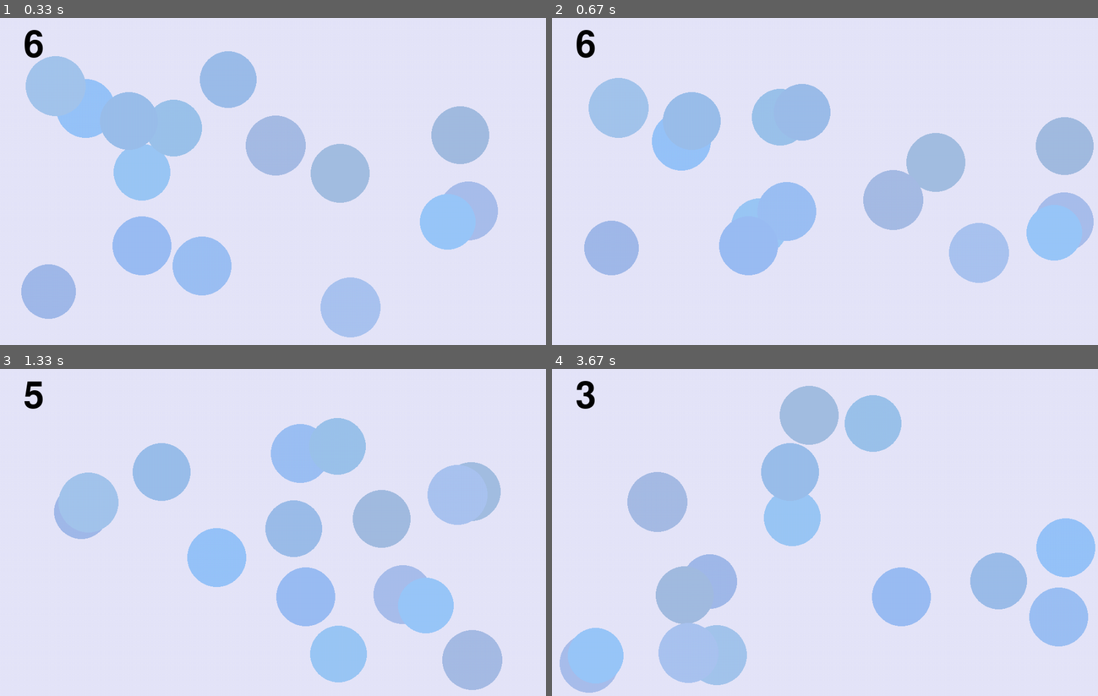
Above: before the commit, frames 1-4 (two rows, left to right).
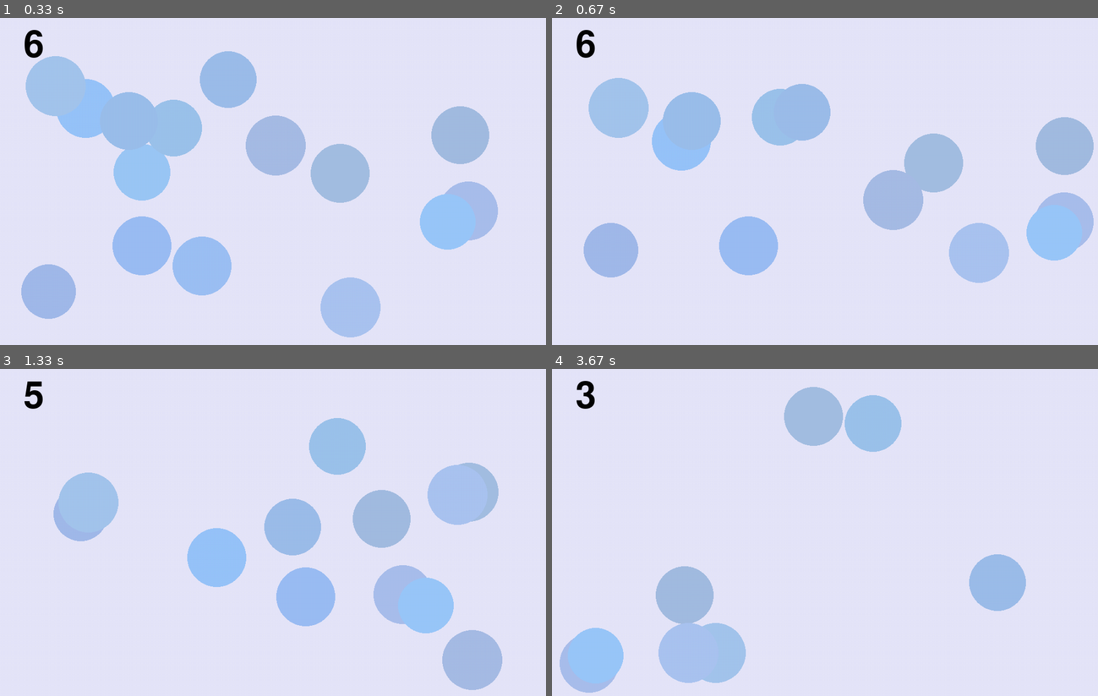
Above: after the commit, the same moments.

Repository: rhit-catapult/pygameproject-caffeinerush
Game: pygame game, started from Task 2.py
Two runs of this game, one before a commit and one after it. Both use one fixed random seed, a clock stepped at 60 frames per second and the inputs below.
Inputs (mouse positions are in pixels of both pictures, inside the frame that each line leads up to):
- Up to frame 1 (0.33 s): no input
- Up to frame 2 (0.67 s): press the mouse at (693, 184) at 0.37 s; move the mouse to (786, 217) at 0.47 s; release the mouse at (879, 253) at 0.6 s
- Up to frame 3 (1.33 s): click (141, 467) at 1.22 s
- Up to frame 4 (3.67 s): click (825, 571) at 1.55 s; click (966, 584) at 1.88 s; click (934, 506) at 2.22 s; click (666, 470) at 2.88 s

Frame 1 is identical in both runs. In frame 2, 2.0% of the frame differs, in the area x 5-76%, y 35-80%; in frame 3, 4.4%; in frame 4, 10%, in the area x 13-100%, y 5-97%.

Commit message:
test commit

Diff:
--- a/Task 2.py
+++ b/Task 2.py
@@ -1,5 +1,6 @@
 import pygame
 import sys
+import math
 import random
 
 
@@ -27,6 +28,20 @@
 
     def draw(self):
         pygame.draw.circle(self.screen, self.color, (self.x + self.speed_x, self.y + self.speed_y), self.radius)
+
+def distance(point1, point2):
+        point1_x = point1[0]
+        point2_x = point2[0]
+        point1_y = point1[1]
+        point2_y = point2[1]
+
+        # TODO 4: Return the actual distance between point 1 and point 2.
+        #  Hint: you will need the math library for the sqrt function.
+        #       distance = sqrt(   (delta x) ** 2 + (delta y) ** 2  )
+        delta_x = point2_x - point1_x
+        delta_y = point2_y - point1_y
+        dist = math.sqrt(delta_x ** 2 + delta_y ** 2)
+        return dist
 
 
 def main():
@@ -64,18 +79,16 @@
         clock.tick(60)
         screen.fill(pygame.Color('lavender'))
 
+        pos = pygame.mouse.get_pos()
         for ball in balls:
             ball.move()
             ball.draw()
+            if pygame.mouse.get_pressed()[0] and distance((ball.x, ball.y), pos) < ball.radius:
+                balls.remove(ball)
 
 
 
-       # pressed_keys = pygame.key.get_pressed()
-       # if event.type == pygame.MOUSEBUTTONDOWN:
-           # x = event.pos[0]
-           # y = event.pos[1]
-       # if #distance_from_bubble <= bubble_radius:
-           # ball.remove(Ball)
+
 
         timer_surface = timer_font.render(timer_text, True, text_color)
         timer_rect = timer_surface.get_rect(center=(5, 50))
